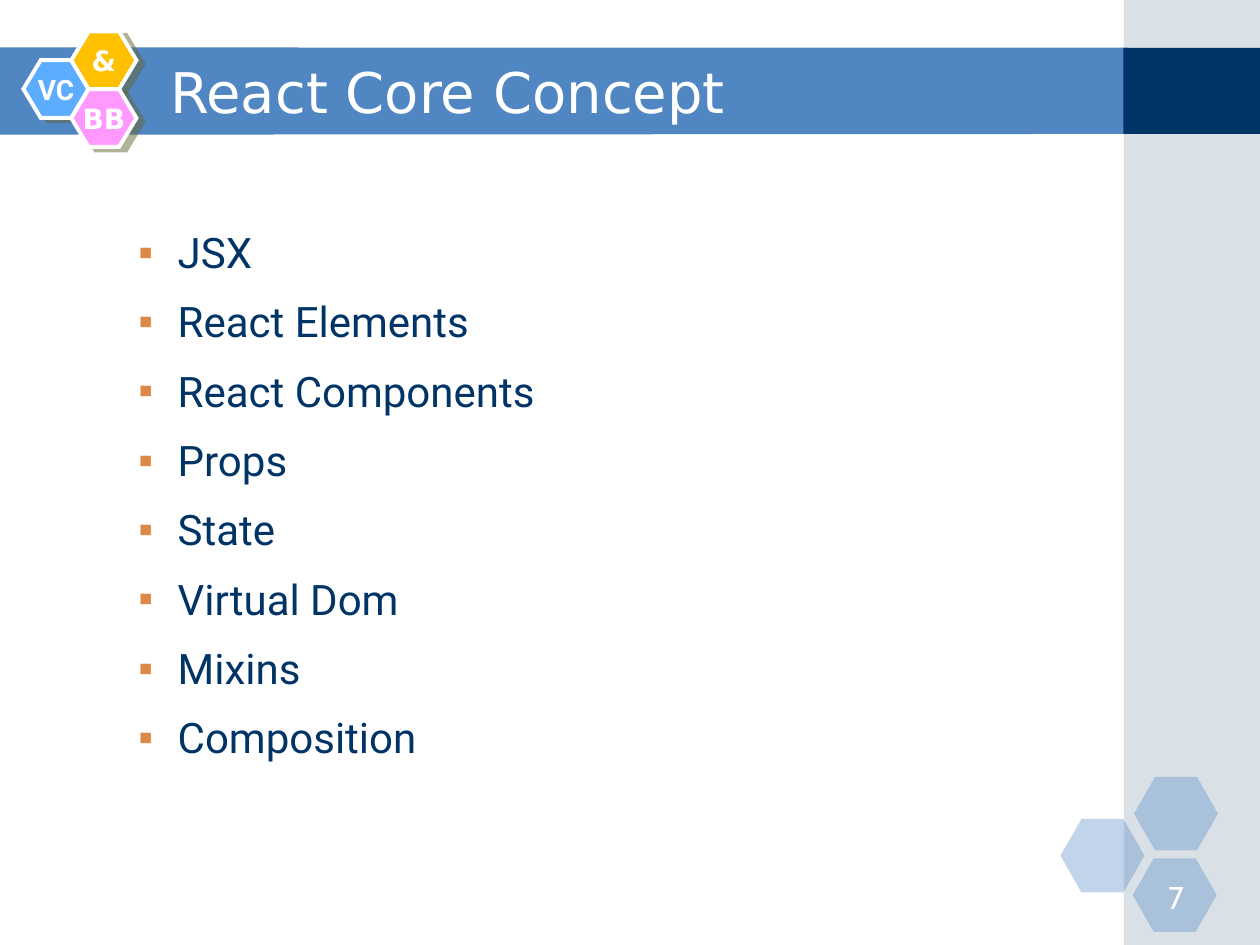
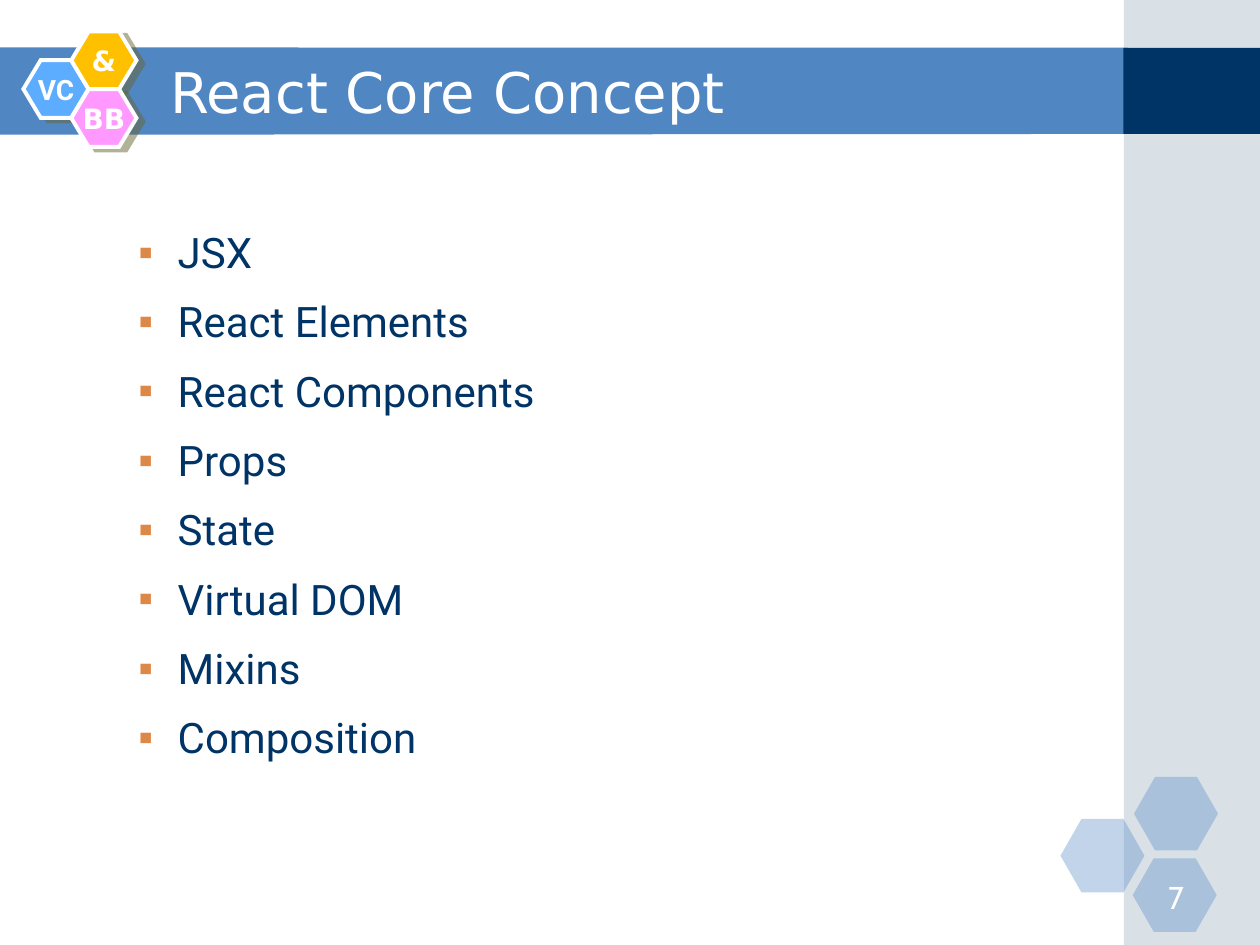
Before and after one commit to nguyenminhtiend/React-Document, a slide deck: slide 7 of React_Slide.pptx. Drawn at 1260x945 pixels with LibreOffice and Linux fonts; fonts in the diff are those of the drawing. Boxes give left, top, right and bottom in pixels: in the first picture for what was removed or moved away, otherwise in the second. Text is boxed around its words. In the diff, an @@ line names an element or a change of style, - is before the commit and + after.

```diff
--- a/React_Slide.pptx
+++ b/React_Slide.pptx
@@ text at (178,583,403,616): text changed @@
-  ▪ Virtual Dom
+  ▪ Virtual DOM
```
Also in this commit, not shown: 1 other slide changed, 3 slides added, 1 slide removed, 1 other file.
